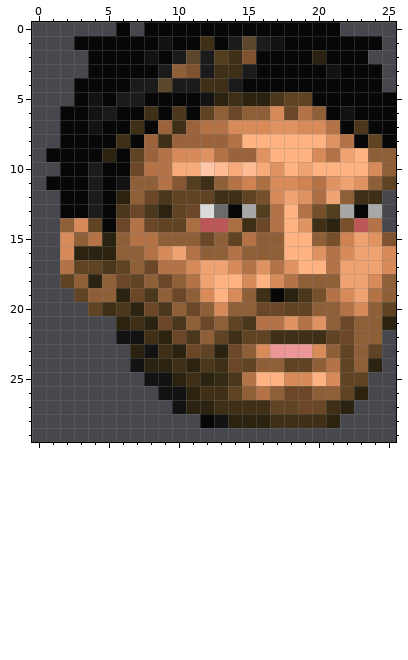
Two states of a pixel-art sprite, graphics/stftr00.png. Above is the file before it was changed.
The file is 26x30 pixels. Colours within 5 levels of each other are drawn and written as one.
After:
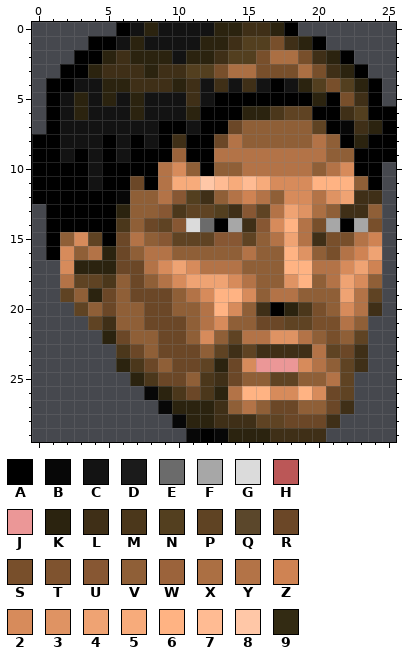
Palette (. is transparent): A #000000  B #070707  C #131313  D #1b1b1b  E #6b6b6b  F #a7a7a7  G #dbdbdb  H #bb5757  J #eb9797  K #2b230f  L #3f2f17  M #4b371b  N #533f1f  P #5f4323  Q #5b472b  R #6b4727  S #784f2b  T #7f532f  U #875733  V #8f5f37  W #9b633b  X #ab6f43  Y #b37347  Z #cf8353  2 #d78b5b  3 #df9363  4 #efa373  5 #f7ab7b  6 #ffb383  7 #ffbb93  8 #ffc7a7  9 #332b13
The exact change:
Changed rows in their new state; - is an unchanged pixel.
first column x 0:
 0 ------ACKCCCCKKLLKA...----
 1 ---.AACKC-CCKKLNNSLKA....-
 2 ---AAKLKKKCKKLNNSXXSLKA.--
 3 --AAKLLLKLLNNSXXSSSXSLKA.-
 4 -AACCKKLLLKLC-CLCACKNSNKA-
 5 -ACK-KCKCCCL-AAAAAAAKASLA.
 6 -ACK-CCKCCCKAAAKKMPPAALNAA
 7 -ACC-CCCCAACAARVVVVVPA-LKA
 8 AACCCACACALAAR-VVVVVYVAKAA
 9 AACACACAAAWAA-YYYYYYYVVAAA
10 AAAACAAAA-2VAVVYYYYYVY2AA.
11 AAAACAARA-5587575--2666VA.
12 AAAAAAB-VYUNLVYZYV22Y34---
13 -AAAAAKVVUMPPNLUP-43XVLLV-
14 -AAAAAMV--UGEAF-U2-YSFAFS-
15 -AV2PAR-VUPPPUUP-Y4YL-SYZ.
16 -A-VY-R--YVV--VY---3VSYZ-.
17 --2KKKRRY24-YYYVVV6-Y-2-Z.
18 --YPPMVR-Y24-42YVV36-Y-2V.
19 --PVKRV-RRVY--62VYYVVV4YP.
20 ---PVRVV-R-VY62-LAKMS-2YL.
21 ----PLVVR-R-Y2VVRRPPSSY-..
22 -----KRVVR-V2VPYY33YVSVP.-
23 ------MRVRR-VPLPLLLLYPRL.-
24 ------KMRVRRPK-2JJJ2YV-L.-
25 -------KMRRVMLRVVPPVVY-.--
26 --------BKMRMKY662262R-.--
27 ---------BK---VYVRRVVRL---
28 ----------BKKLLLPPRRRL----
29 -----------BABKKKLLLL-----
Boxes around the changes in both pictures, in picture pixels (x1, y1, x2, y2):
changed: (32, 22, 396, 442)
